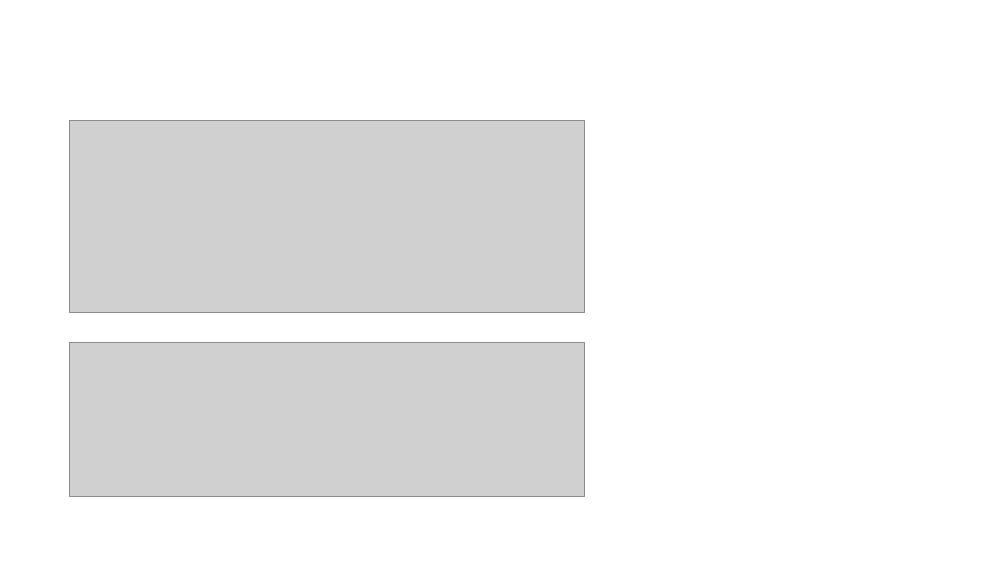
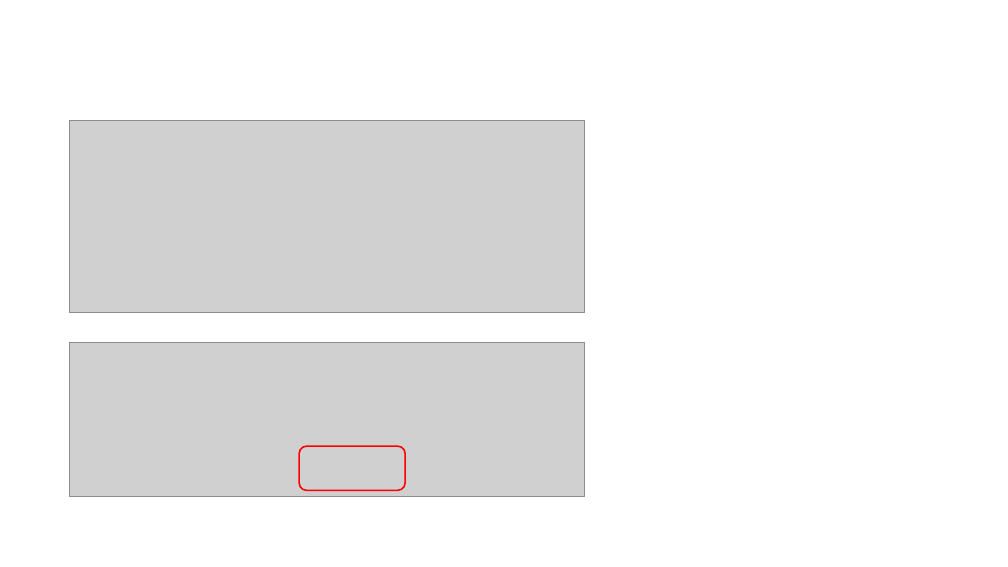
Before and after one commit to phil-a10/Talks, a slide deck: slide 13 of Data Engineering Using Free Tools/Learn Data Engineering For Free.pptx (slide 17 before the commit). Drawn at 1008x567 pixels with LibreOffice and Linux fonts; fonts in the diff are those of the drawing; grey boxes stand for pictures. Boxes give left, top, right and bottom in pixels: in the first picture for what was removed or moved away, otherwise in the second. Text is boxed around its words. In the diff, an @@ line names an element or a change of style, - is before the commit and + after.

```diff
--- a/Data Engineering Using Free Tools/Learn Data Engineering For Free.pptx
+++ b/Data Engineering Using Free Tools/Learn Data Engineering For Free.pptx
@@ rounded rectangle added at (299, 446, 405, 490), outline #FF0000 1.5 pt @@
```
Also in this commit, not shown: 9 other slides changed, 22 slides added, 15 slides removed, 3 other files.
